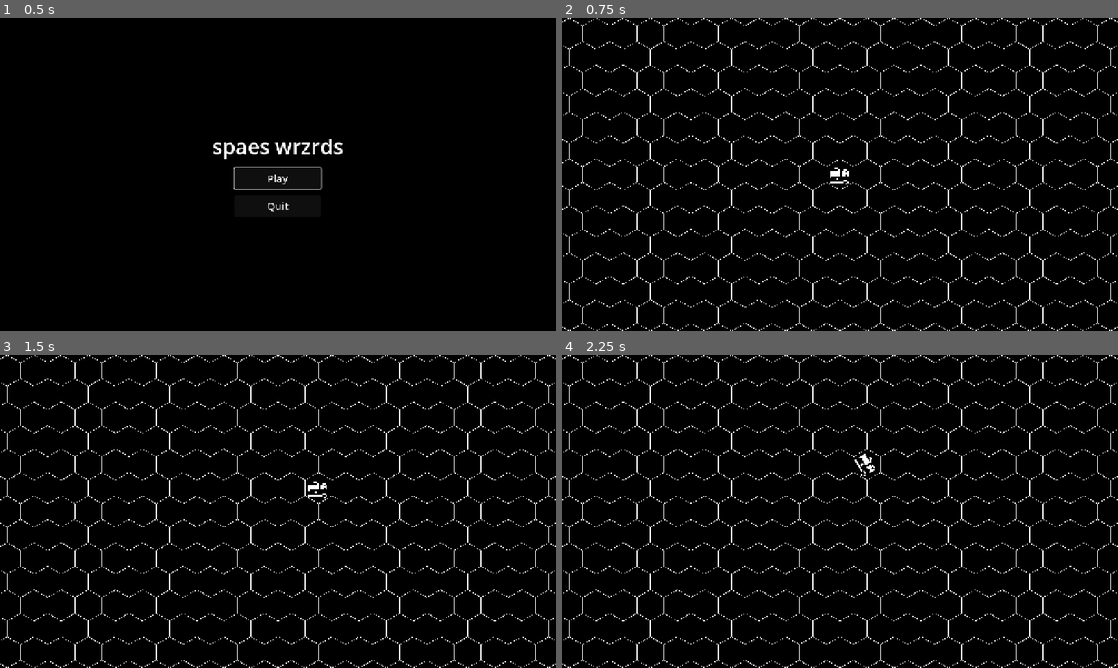
Above: before the commit, frames 1-4 (two rows, left to right).
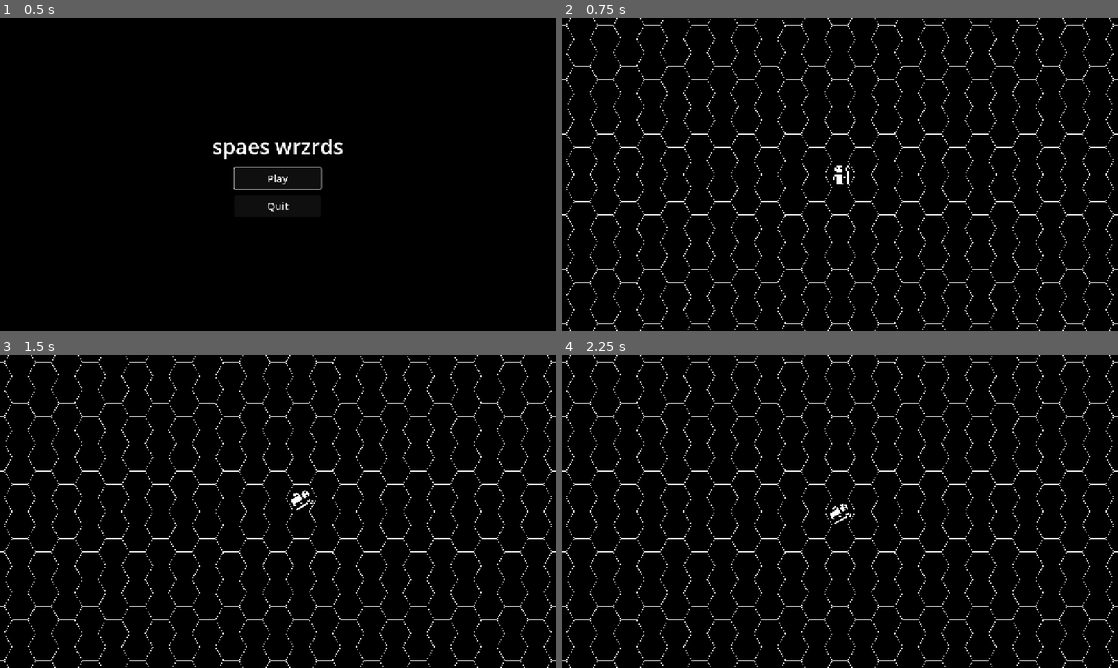
Above: after the commit, the same moments.

Repository: scunningham777/spaes-wrzrds
Game: Godot game, scene res://scenes/main_menu.tscn
Same seed, same stepped clock (60 frames per second), same inputs: the game is played once before the commit and once after it.
Inputs:
- Up to frame 1 (0.5 s): no input
- Up to frame 2 (0.75 s): click "Play" at 0.5 s
- Up to frame 3 (1.5 s): tap Enter at 1.25 s; hold D (hex_right) from 1.28 s (still down); hold E (hex_ne) from 1.28 s (still down)
- Up to frame 4 (2.25 s): tap Space at 2 s; release D (hex_right) at 2.03 s; release E (hex_ne) at 2.03 s; hold X (hex_down) from 2.03 s (still down); tap Q (hex_nw) at 2.1 s

Frame 1 is identical in both runs. In frame 2, 6.4% of the frame differs, in the area x 0-100%, y 0-100%; in frame 3, 6.5%; in frame 4, 6.5%.

Commit message:
Flat top works better with our controller

Diff:
--- a/project.godot
+++ b/project.godot
@@ -1,6 +1,10 @@
 ; Engine configuration file.
 ; It's best edited using the editor UI and not directly,
 ; since the parameters that go here are not all obvious.
+;
+; Format:
+;   [section] ; section goes between []
+;   param=value ; assign values to parameters
 
 config_version=5
 
@@ -21,54 +25,54 @@
 
 hex_nw={
 "deadzone": 0.2,
-"events": [Object(InputEventKey,"resource_local_to_scene":fa …(209 unchanged characters)… "location":0,"echo":false,"script":null),
-Object(InputEventKey,"resource_local_to_ …(263 unchanged characters)…
+"events": [Object(InputEventKey,"resource_local_to_scene":fa …(209 unchanged characters)… "location":0,"echo":false,"script":null)
+, Object(InputEventKey,"resource_local_to_ …(263 unchanged characters)…
 ]
 }
 hex_ne={
 "deadzone": 0.2,
-"events": [Object(InputEventKey,"resource_local_to_scene":fa …(209 unchanged characters)… "location":0,"echo":false,"script":null),
-Object(InputEventKey,"resource_local_to_ …(263 unchanged characters)…
+"events": [Object(InputEventKey,"resource_local_to_scene":fa …(209 unchanged characters)… "location":0,"echo":false,"script":null)
+, Object(InputEventKey,"resource_local_to_ …(263 unchanged characters)…
 ]
 }
 hex_sw={
 "deadzone": 0.2,
-"events": [Object(InputEventKey,"resource_local_to_scene":fa …(209 unchanged characters)… "location":0,"echo":false,"script":null),
-Object(InputEventKey,"resource_local_to_ …(263 unchanged characters)…
+"events": [Object(InputEventKey,"resource_local_to_scene":fa …(209 unchanged characters)… "location":0,"echo":false,"script":null)
+, Object(InputEventKey,"resource_local_to_ …(263 unchanged characters)…
 ]
 }
 hex_se={
 "deadzone": 0.2,
-"events": [Object(InputEventKey,"resource_local_to_scene":fa …(209 unchanged characters)… "location":0,"echo":false,"script":null),
-Object(InputEventKey,"resource_local_to_ …(263 unchanged characters)…
+"events": [Object(InputEventKey,"resource_local_to_scene":fa …(209 unchanged characters)… "location":0,"echo":false,"script":null)
+, Object(InputEventKey,"resource_local_to_ …(263 unchanged characters)…
 ]
 }
 hex_up={
 "deadzone": 0.2,
-"events": [Object(InputEventKey,"resource_local_to_scene":fa …(209 unchanged characters)… "location":0,"echo":false,"script":null),
-Object(InputEventKey,"resource_local_to_scene":false,"resource_name":"","device":-1,"window_id":0,"alt_pressed":false,"shift_pressed":false,"ctrl_pressed":false,"meta_pressed":false,"pressed":false,"keycode":0,"physical_keycode":4194446,"key_label":0,"unicode":0,"location":0,"echo":false,"script":null),
-Object(InputEventKey,"resource_local_to_ …(263 unchanged characters)…
+"events": [Object(InputEventKey,"resource_local_to_scene":fa …(209 unchanged characters)… "location":0,"echo":false,"script":null)
+, Object(InputEventKey,"resource_local_to_scene":false,"resource_name":"","device":-1,"window_id":0,"alt_pressed":false,"shift_pressed":false,"ctrl_pressed":false,"meta_pressed":false,"pressed":false,"keycode":0,"physical_keycode":4194446,"key_label":0,"unicode":0,"location":0,"echo":false,"script":null)
+, Object(InputEventKey,"resource_local_to_ …(263 unchanged characters)…
 ]
 }
 hex_down={
 "deadzone": 0.2,
-"events": [Object(InputEventKey,"resource_local_to_scene":fa …(209 unchanged characters)… "location":0,"echo":false,"script":null),
-Object(InputEventKey,"resource_local_to_scene":false,"resource_name":"","device":-1,"window_id":0,"alt_pressed":false,"shift_pressed":false,"ctrl_pressed":false,"meta_pressed":false,"pressed":false,"keycode":0,"physical_keycode":4194440,"key_label":0,"unicode":0,"location":0,"echo":false,"script":null),
-Object(InputEventKey,"resource_local_to_ …(263 unchanged characters)…
+"events": [Object(InputEventKey,"resource_local_to_scene":fa …(209 unchanged characters)… "location":0,"echo":false,"script":null)
+, Object(InputEventKey,"resource_local_to_scene":false,"resource_name":"","device":-1,"window_id":0,"alt_pressed":false,"shift_pressed":false,"ctrl_pressed":false,"meta_pressed":false,"pressed":false,"keycode":0,"physical_keycode":4194440,"key_label":0,"unicode":0,"location":0,"echo":false,"script":null)
+, Object(InputEventKey,"resource_local_to_ …(263 unchanged characters)…
 ]
 }
 hex_left={
 "deadzone": 0.2,
-"events": [Object(InputEventKey,"resource_local_to_scene":fa …(209 unchanged characters)… "location":0,"echo":false,"script":null),
-Object(InputEventKey,"resource_local_to_scene":false,"resource_name":"","device":-1,"window_id":0,"alt_pressed":false,"shift_pressed":false,"ctrl_pressed":false,"meta_pressed":false,"pressed":false,"keycode":0,"physical_keycode":4194442,"key_label":0,"unicode":0,"location":0,"echo":false,"script":null),
-Object(InputEventKey,"resource_local_to_ …(263 unchanged characters)…
+"events": [Object(InputEventKey,"resource_local_to_scene":fa …(209 unchanged characters)… "location":0,"echo":false,"script":null)
+, Object(InputEventKey,"resource_local_to_scene":false,"resource_name":"","device":-1,"window_id":0,"alt_pressed":false,"shift_pressed":false,"ctrl_pressed":false,"meta_pressed":false,"pressed":false,"keycode":0,"physical_keycode":4194442,"key_label":0,"unicode":0,"location":0,"echo":false,"script":null)
+, Object(InputEventKey,"resource_local_to_ …(263 unchanged characters)…
 ]
 }
 hex_right={
 "deadzone": 0.2,
-"events": [Object(InputEventKey,"resource_local_to_scene":fa …(209 unchanged characters)… "location":0,"echo":false,"script":null),
-Object(InputEventKey,"resource_local_to_scene":false,"resource_name":"","device":-1,"window_id":0,"alt_pressed":false,"shift_pressed":false,"ctrl_pressed":false,"meta_pressed":false,"pressed":false,"keycode":0,"physical_keycode":4194444,"key_label":0,"unicode":0,"location":0,"echo":false,"script":null),
-Object(InputEventKey,"resource_local_to_ …(263 unchanged characters)…
+"events": [Object(InputEventKey,"resource_local_to_scene":fa …(209 unchanged characters)… "location":0,"echo":false,"script":null)
+, Object(InputEventKey,"resource_local_to_scene":false,"resource_name":"","device":-1,"window_id":0,"alt_pressed":false,"shift_pressed":false,"ctrl_pressed":false,"meta_pressed":false,"pressed":false,"keycode":0,"physical_keycode":4194444,"key_label":0,"unicode":0,"location":0,"echo":false,"script":null)
+, Object(InputEventKey,"resource_local_to_ …(263 unchanged characters)…
 ]
 }
 
--- a/scenes/play.tscn
+++ b/scenes/play.tscn
@@ -1,23 +1,24 @@
-[gd_scene format=3]
+[gd_scene format=3 uid="uid://tcvikig18bss"]
 
-[ext_resource type="Script" path="res://scripts/play.gd" id="1_play"]
-[ext_resource type="Script" path="res://scripts/hex_board.gd" id="2_board"]
-[ext_resource type="Script" path="res://scripts/hex_player_controller.gd" id="3_player"]
-[ext_resource type="Script" path="res://scripts/hex_facing_rotator.gd" id="4_rotator"]
-[ext_resource type="Texture2D" path="res://art/urizen_onebit_tileset__v1d1_trans.png" id="5_tiles"]
+[ext_resource type="Script" uid="uid://dyf2a5r5pgkua" path="res://scripts/play.gd" id="1_play"]
+[ext_resource type="Script" uid="uid://cv5u5ib10wwx7" path="res://scripts/hex_board.gd" id="2_board"]
+[ext_resource type="Script" uid="uid://bw02urklfm3qn" path="res://scripts/hex_player_controller.gd" id="3_player"]
+[ext_resource type="Script" uid="uid://bxs3lrlk06p2o" path="res://scripts/hex_facing_rotator.gd" id="4_rotator"]
+[ext_resource type="Texture2D" uid="uid://c5vjocj1uk3l1" path="res://art/urizen_onebit_tileset__v1d1_trans.png" id="5_tiles"]
 
-[node name="Play" type="Node2D"]
+[node name="Play" type="Node2D" unique_id=1874703422]
 script = ExtResource("1_play")
 
-[node name="Camera2D" type="Camera2D" parent="."]
+[node name="Camera2D" type="Camera2D" parent="." unique_id=1344401465]
 
-[node name="HexBoard" type="Node2D" parent="."]
+[node name="HexBoard" type="Node2D" parent="." unique_id=2116367548]
 script = ExtResource("2_board")
+pointy_top = false
 
-[node name="Wizard" type="Node2D" parent="HexBoard"]
+[node name="Wizard" type="Node2D" parent="HexBoard" unique_id=1532436726]
 script = ExtResource("3_player")
 
-[node name="Sprite2D" type="Sprite2D" parent="HexBoard/Wizard"]
+[node name="Sprite2D" type="Sprite2D" parent="HexBoard/Wizard" unique_id=2056292433]
 scale = Vector2(4, 4)
 texture = ExtResource("5_tiles")
 region_enabled = true
